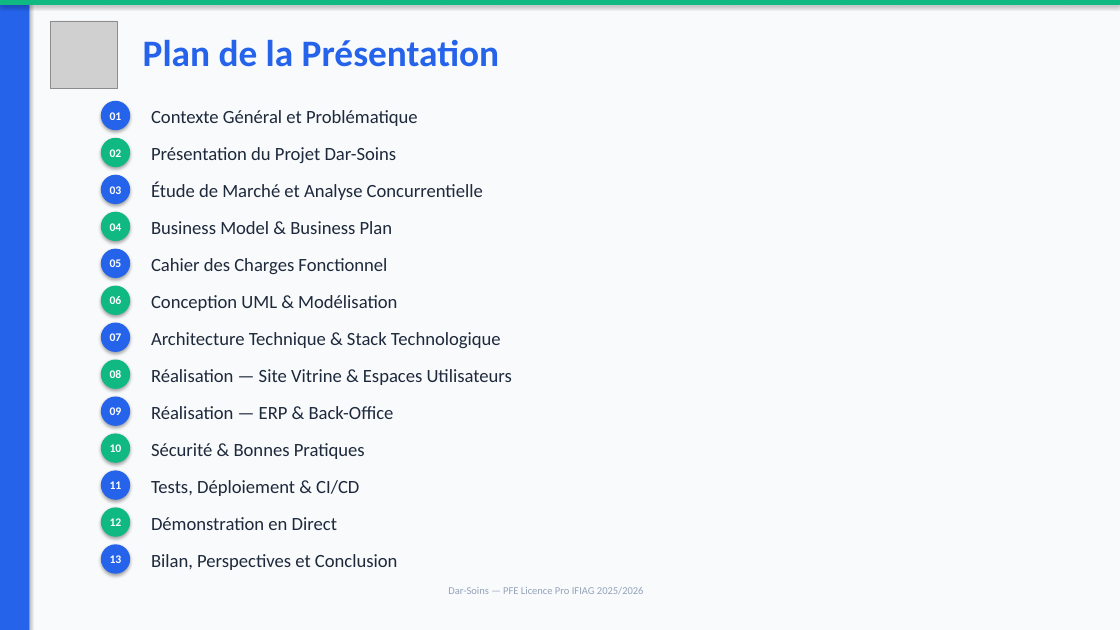
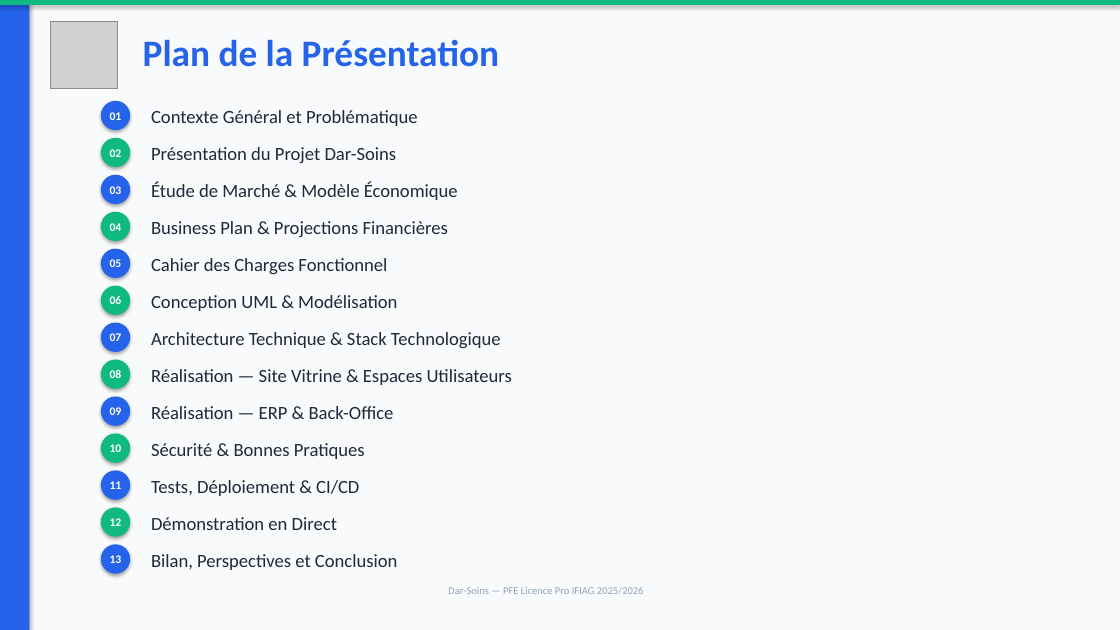
Before and after one commit to goldenfox1407/dar-soins, a slide deck: slide 2 of Dar-Soins_PFE_Presentation.pptx. Drawn at 1120x630 pixels with LibreOffice and Linux fonts; fonts in the diff are those of the drawing; grey boxes stand for pictures. Boxes give left, top, right and bottom in pixels: in the first picture for what was removed or moved away, otherwise in the second. Text is boxed around its words. In the diff, an @@ line names an element or a change of style, - is before the commit and + after.

```diff
--- a/Dar-Soins_PFE_Presentation.pptx
+++ b/Dar-Soins_PFE_Presentation.pptx
@@ text at [151,182,458,200]: text changed @@
-Étude de Marché et Analyse Concurrentielle
+Étude de Marché & Modèle Économique
@@ text at [151,221,448,237]: text changed @@
-Business Model & Business Plan
+Business Plan & Projections Financières
```
Also in this commit, not shown: 2 other slides changed, 2 slides added, 2 slides removed, 30 other files.
